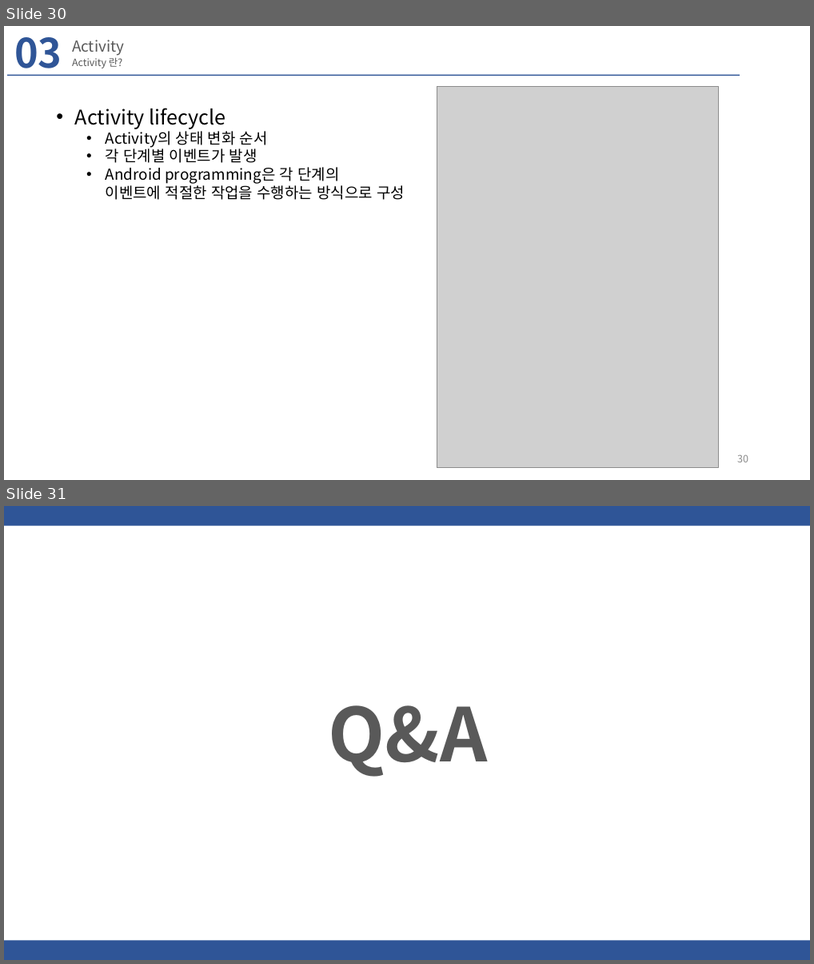
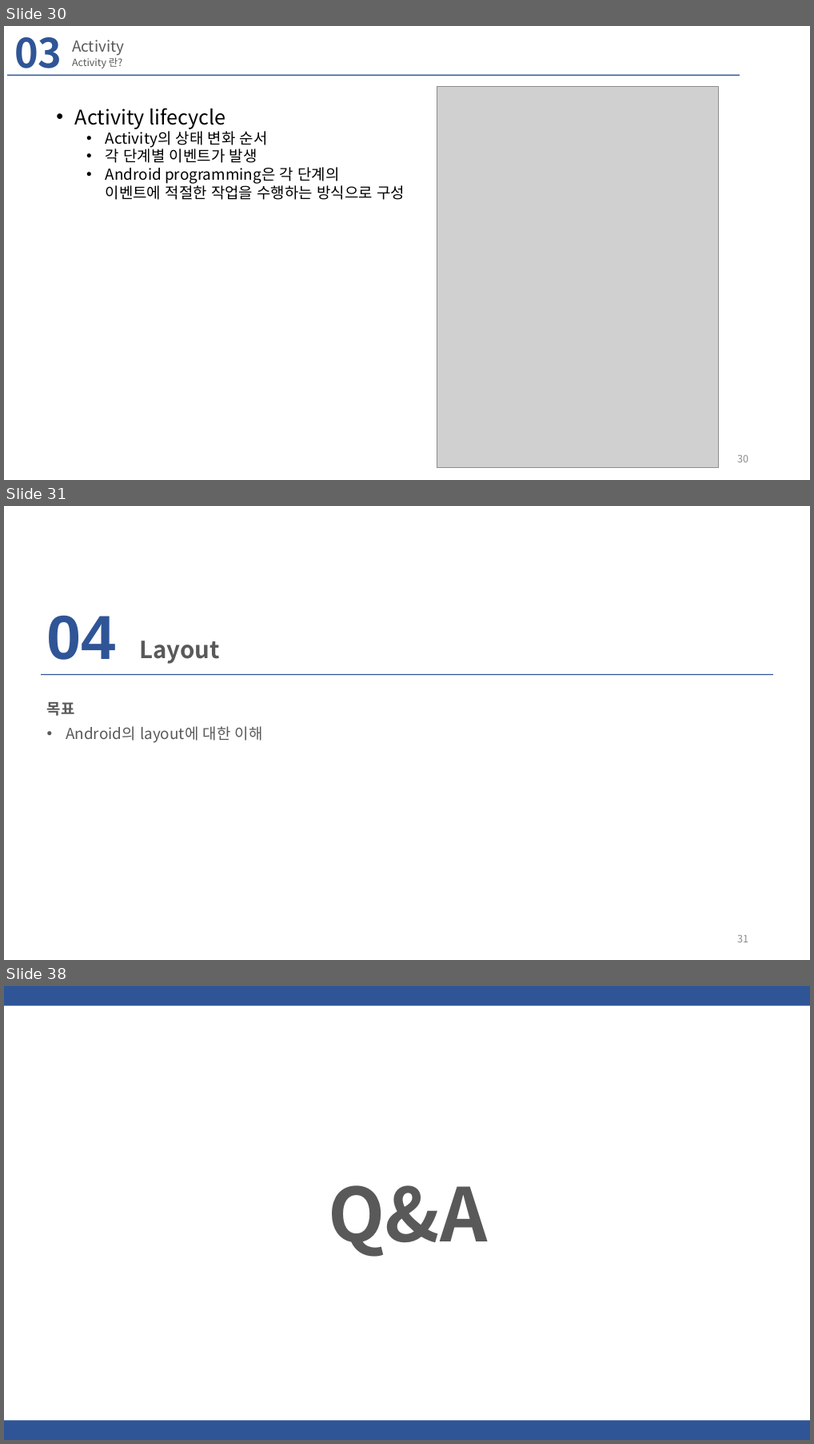
Before and after one commit to hyeonsanghwang/Lab_study, a slide deck: PPT/카메라 기반 실시간 영상처리 기능을 포함한 안드로이드 앱 개발 01.pptx. Shown one above the other, each under a label of ours: slides 30 and 31 before the commit, slides 30, 31 and 38 after it; the slides between them are not shown. The pictures are 814x964 and 814x1444 pixels, drawn with LibreOffice and Linux fonts; fonts in the diff are those of the drawing; grey boxes stand for pictures; background and template pictures are left out. Boxes give left, top, right and bottom in pixels: in the first picture for what was removed or moved away, otherwise in the second. Text is boxed around its words. In the diff, an @@ line names an element or a change of style, - is before the commit and + after.

```diff
--- a/PPT/카메라 기반 실시간 영상처리 기능을 포함한 안드로이드 앱 개발 01.pptx
+++ b/PPT/카메라 기반 실시간 영상처리 기능을 포함한 안드로이드 앱 개발 01.pptx
@@ slide 31 added at box(4, 506, 810, 960), background #FFFFFF @@
@@ text added at box(47, 615, 116, 660), 74 pt, text #2F5597, bold @@
+04
@@ text added at box(139, 640, 219, 664), 28 pt, text #595959, bold @@
+Layout
@@ rectangle added at box(41, 674, 774, 676), fill #2F5597 @@
@@ text added at box(47, 702, 263, 743), 18 pt, text #595959 @@
+목표
+• Android의 layout에 대한 이해
@@ page number added at box(738, 935, 749, 942), 12 pt, text #8C8C8C @@
+31
@@ what was slide 31 is now slide 38 @@
```
Also in this commit, not shown: 6 other slides added.
